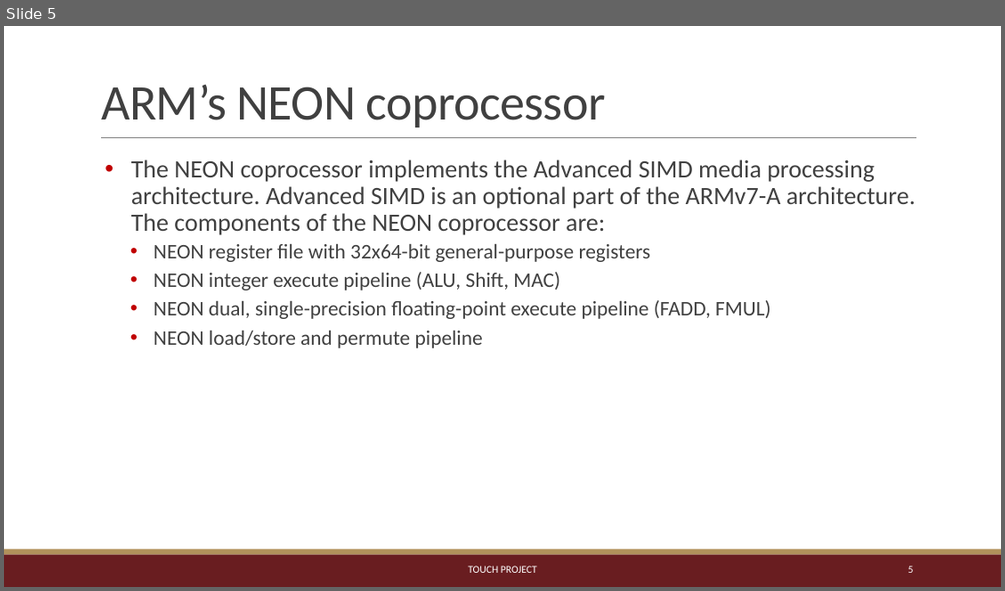
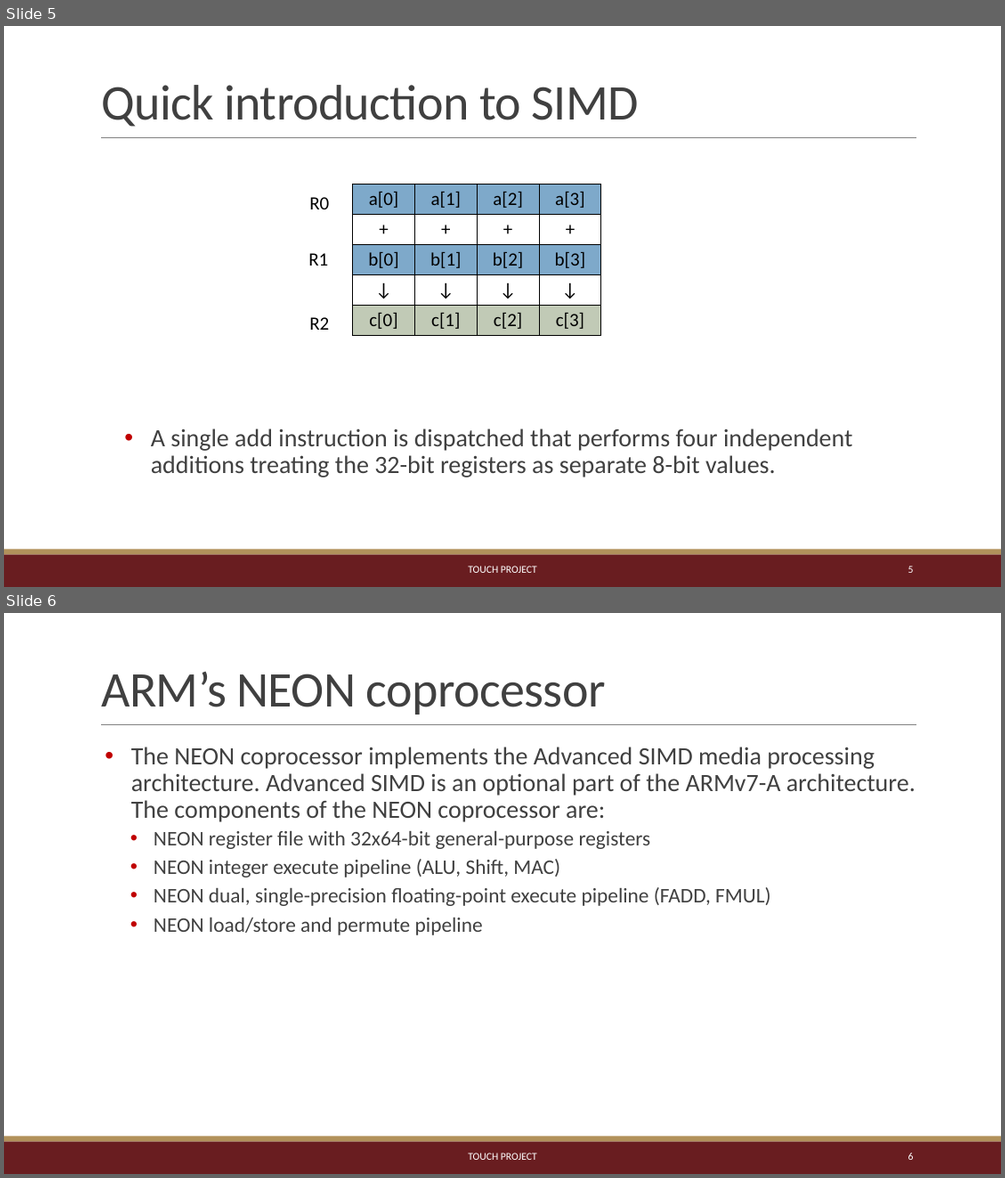
Before and after one commit to TeachingUndergradsCHC/modules, a slide deck: Architecture/arm_introduction/ARM/NEON_intro.pptx. Shown one above the other, each under a label of ours: slide 5 before the commit, slides 5 and 6 after it. The pictures are 1005x591 and 1005x1178 pixels, drawn with LibreOffice and Linux fonts; fonts in the diff are those of the drawing. Boxes give left, top, right and bottom in pixels: in the first picture for what was removed or moved away, otherwise in the second. Text is boxed around its words. In the diff, an @@ line names an element or a change of style, - is before the commit and + after.

```diff
--- a/Architecture/arm_introduction/ARM/NEON_intro.pptx
+++ b/Architecture/arm_introduction/ARM/NEON_intro.pptx
@@ slide 5 added at (4, 26, 1001, 587), background #FFFFFF; not listed: 3 template elements that a slide beside it also shows @@
@@ title added at (101, 85, 639, 127), 48 pt, text #404040 @@
+Quick introduction to SIMD
@@ table added at (353, 184, 600, 336), 5 rows, 4 columns @@
+a[0] | a[1] | a[2] | a[3]
++ | + | + | +
+b[0] | b[1] | b[2] | b[3]
+↓ | ↓ | ↓ | ↓
+c[0] | c[1] | c[2] | c[3]
@@ text added at (309, 197, 329, 209), 18 pt, text #000000 @@
+R0
@@ text added at (308, 253, 328, 265), 18 pt, text #000000 @@
+R1
@@ text added at (309, 317, 329, 329), 18 pt, text #000000 @@
+R2
@@ text added at (151, 428, 852, 477), 24 pt, text #404040 @@
+• A single add instruction is dispatched that performs four independent additions treating the 32-bit registers as separate 8-bit values.
@@ text added at (468, 565, 537, 572), 10 pt, text #FFFFFF @@
+TOUCH PROJECT
@@ page number added at (908, 565, 914, 572), 10 pt, text #FFFFFF @@
+5
@@ what was slide 5 is now slide 6 @@
@@ page number at (908, 1152, 914, 1159): text changed @@
-5
+6
```
Also in this commit, not shown: 1 slide changed.
